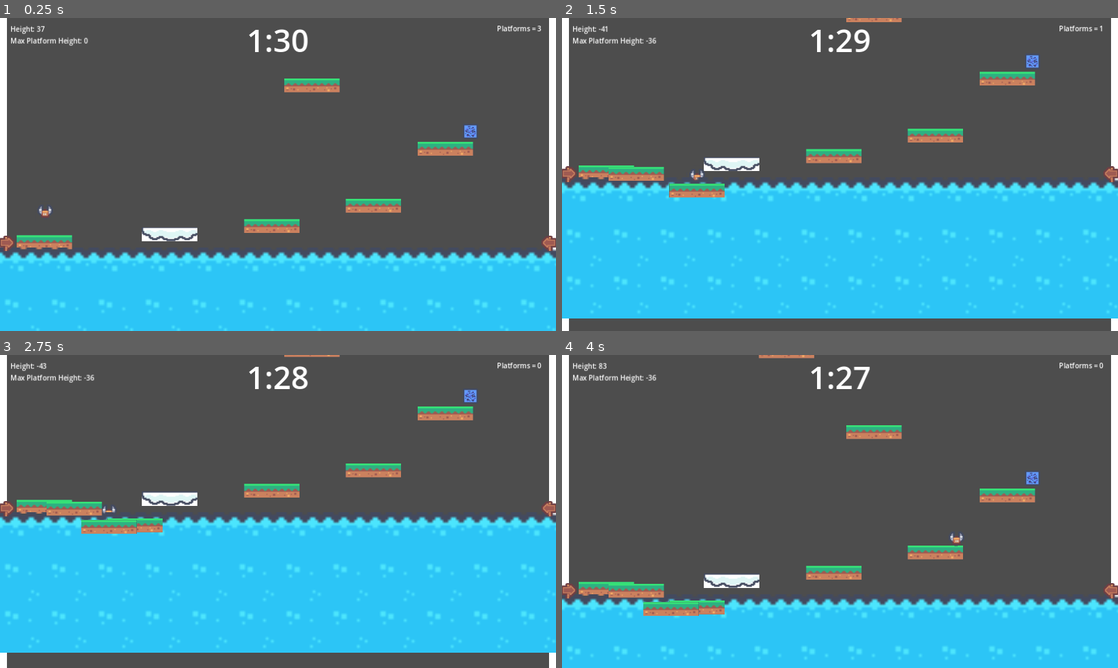
Above: before the commit, frames 1-4 (two rows, left to right).
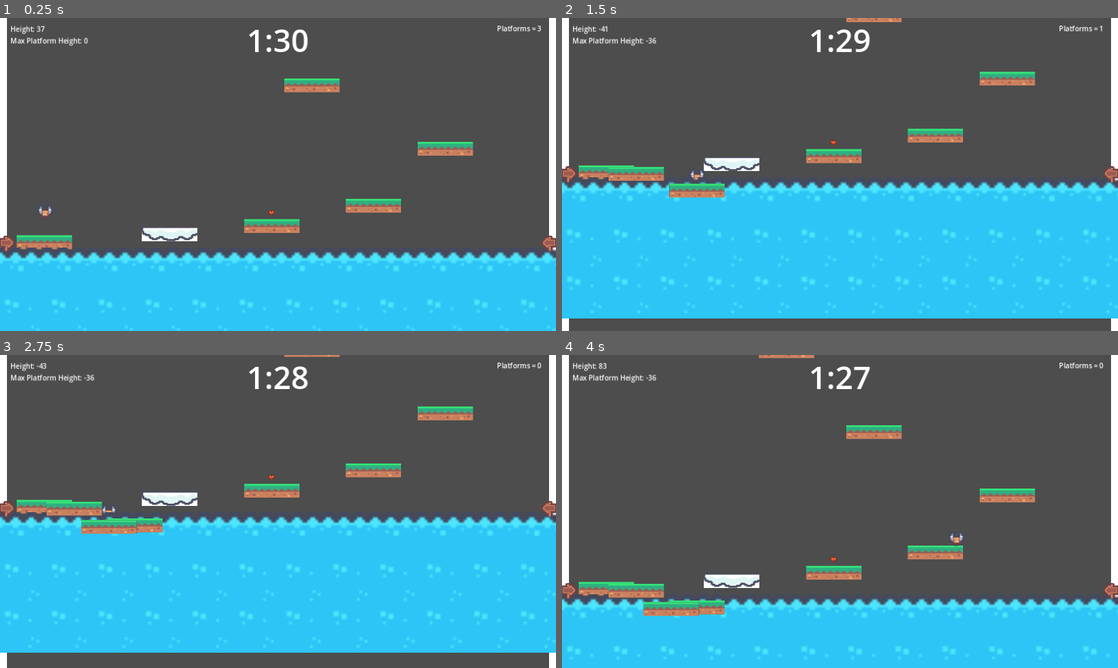
Above: after the commit, the same moments.

Repository: nathanleiby/trijam-248
Game: Godot game, scene res://gameplay/gameplay.tscn
The game is run twice, just before and just after one commit, with the same random seed, the same clock (stepped at 60 frames per second) and the same inputs.
Inputs:
- Up to frame 1 (0.25 s): no input
- Up to frame 2 (1.5 s): hold Right (walk_right) from 0.53 s (still down); tap Space (place_platform) at 0.6, 1.35 s; tap Up (jump) at 0.77 s
- Up to frame 3 (2.75 s): tap Up (jump) at 1.52 s; release Right (walk_right) at 2.03 s; hold Left (walk_left) from 2.03 s (still down); tap Space (place_platform) at 2.1 s
- Up to frame 4 (4 s): tap Enter at 2.75 s; release Left (walk_left) at 2.78 s; hold Right (walk_right) from 2.78 s (still down); tap Space (place_platform) at 2.85, 3.6 s; tap Up (jump) at 3.02, 3.77 s

The runs differ from the first frame. In frame 1, 0.1% of the frame differs, in the area x 48-86%, y 34-64%; in frame 2, 0.1%, in the area x 48-86%, y 11-41%; in frame 3, 0.1%; in frame 4, 0.1%.

Commit message:
wip: collectible and event bus

Diff:
--- /dev/null
+++ b/events.gd
@@ -0,0 +1,3 @@
+extends Node
+
+signal time_collected(seconds: float)
--- a/gameplay/character.gd
+++ b/gameplay/character.gd
@@ -42,7 +42,6 @@
 		$Character.flip_h = true
 	elif velocity.x < 0:
 		$Character.flip_h = false
-
 
 	if velocity.y >= BOUNCE_VELOCITY:
 		var collision_info = move_and_collide(velocity * delta)
--- a/gameplay/character.tscn
+++ b/gameplay/character.tscn
@@ -15,6 +15,9 @@
 [node name="CharacterBody2D" type="CharacterBody2D"]
 script = ExtResource("2_lr2ov")
 platformScene = ExtResource("2_1pdku")
+
+[node name="CollisionShape2D" type="CollisionShape2D" parent="."]
+shape = SubResource("RectangleShape2D_wjgyv")
 
 [node name="Character" type="Sprite2D" parent="."]
 position = Vector2(2.08165e-12, 2.08165e-12)
@@ -63,13 +66,3 @@
 
 [node name="WarpSfx" type="AudioStreamPlayer" parent="."]
 stream = ExtResource("7_mo42d")
-
-[node name="CollisionShape2D" type="CollisionShape2D" parent="."]
-shape = SubResource("RectangleShape2D_wjgyv")
-
-[node name="Area2D" type="Area2D" parent="."]
-
-[node name="CollisionShape2D" type="CollisionShape2D" parent="Area2D"]
-shape = SubResource("RectangleShape2D_wjgyv")
-
-[connection signal="area_entered" from="Area2D" to="." method="_on_area_2d_area_entered"]
--- /dev/null
+++ b/gameplay/collectible.gd
@@ -0,0 +1,12 @@
+extends Node2D
+
+
+# Called when the node enters the scene tree for the first time.
+func _ready() -> void:
+	# TODO: Move this to "when player collides" instead
+	pass
+
+# Called every frame. 'delta' is the elapsed time since the previous frame.
+func _process(delta: float) -> void:
+	Events.emit_signal("time_collected", 5)
+	pass
--- /dev/null
+++ b/gameplay/collectible.tscn
@@ -0,0 +1,18 @@
+[gd_scene load_steps=4 format=3 uid="uid://bvgb1firewiqq"]
+
+[ext_resource type="Texture2D" uid="uid://ddnkhkk5w0fun" path="res://assets/kenney_pixel-platformer/Tiles/tile_0044.png" id="1_0jmc5"]
+[ext_resource type="Script" path="res://gameplay/collectible.gd" id="1_oep6e"]
+
+[sub_resource type="RectangleShape2D" id="RectangleShape2D_xwovu"]
+size = Vector2(16, 16)
+
+[node name="Collectible" type="Node2D"]
+script = ExtResource("1_oep6e")
+
+[node name="Sprite2D" type="Sprite2D" parent="."]
+texture = ExtResource("1_0jmc5")
+
+[node name="Area2D" type="Area2D" parent="."]
+
+[node name="CollisionShape2D" type="CollisionShape2D" parent="Area2D"]
+shape = SubResource("RectangleShape2D_xwovu")
--- a/gameplay/gameplay.gd
+++ b/gameplay/gameplay.gd
@@ -4,7 +4,7 @@
 @onready var maxHeightLabel := $UI/VBoxContainer/MaxHeightLabel
 @onready var timerLabel := $UI/VBoxContainer2/TimerLabel
 @onready var character := $Character
-@onready var timer := $GameTimer
+@onready var timer: Timer = $GameTimer
 
 
 @export var score_offset: int = 665
@@ -28,6 +28,8 @@
 	timer.start()
 	Sound.play_music($Music) # TODO: No audio file added yet
 
+	Events.connect("time_collected", _on_time_collected)
+
 func _process(delta) -> void:
 	scoreLabel.text = "Height: %d" % ((character.position.y * -1) + score_offset)
 
@@ -43,3 +45,7 @@
 	if height < highest_platform_height:
 		highest_platform_height = height
 		Sound.play_sfx($NewMaxHeightSfx)
+
+func _on_time_collected(seconds: float):
+	print("ON TIME COLLECTED:", seconds)
+	timer.wait_time += seconds
--- a/gameplay/gameplay.tscn
+++ b/gameplay/gameplay.tscn
@@ -12,7 +12,7 @@
 [ext_resource type="Script" path="res://gameplay/GameOver.gd" id="7_lrxw4"]
 [ext_resource type="Texture2D" uid="uid://bstqk23tgmg4n" path="res://assets/kenney_pixel-platformer/Tiles/tile_0053.png" id="7_neood"]
 [ext_resource type="AudioStream" uid="uid://cbmna0ltpwsif" path="res://assets/sounds/Big Egg collect 1.wav" id="11_qfpnv"]
-[ext_resource type="PackedScene" uid="uid://b4j5elvka8o5t" path="res://gameplay/portal.tscn" id="12_7w6ac"]
+[ext_resource type="PackedScene" uid="uid://bvgb1firewiqq" path="res://gameplay/collectible.tscn" id="13_3h11y"]
 
 [sub_resource type="LabelSettings" id="LabelSettings_vpmae"]
 font_size = 72
@@ -57,7 +57,6 @@
 
 [node name="Character" parent="." instance=ExtResource("3_dah5l")]
 position = Vector2(104, 494)
-portalScene = ExtResource("2_uwroh")
 
 [node name="Paused" parent="." instance=ExtResource("3_w8wrl")]
 visible = false
@@ -352,10 +351,8 @@
 [node name="NewMaxHeightSfx" type="AudioStreamPlayer" parent="."]
 stream = ExtResource("11_qfpnv")
 
-[node name="Portals" type="Node2D" parent="."]
-
-[node name="portal" parent="Portals" instance=ExtResource("12_7w6ac")]
-position = Vector2(1083, 443)
+[node name="Collectible" parent="." instance=ExtResource("13_3h11y")]
+position = Vector2(625, 630)
 
 [connection signal="platform_created" from="Character" to="." method="_on_character_platform_created"]
 [connection signal="timeout" from="GameTimer" to="GameOver" method="_on_game_timer_timeout"]
--- a/project.godot
+++ b/project.godot
@@ -20,6 +20,7 @@
 
 Global="*res://global.gd"
 Sound="*res://sound.gd"
+Events="*res://events.gd"
 
 [display]
 
